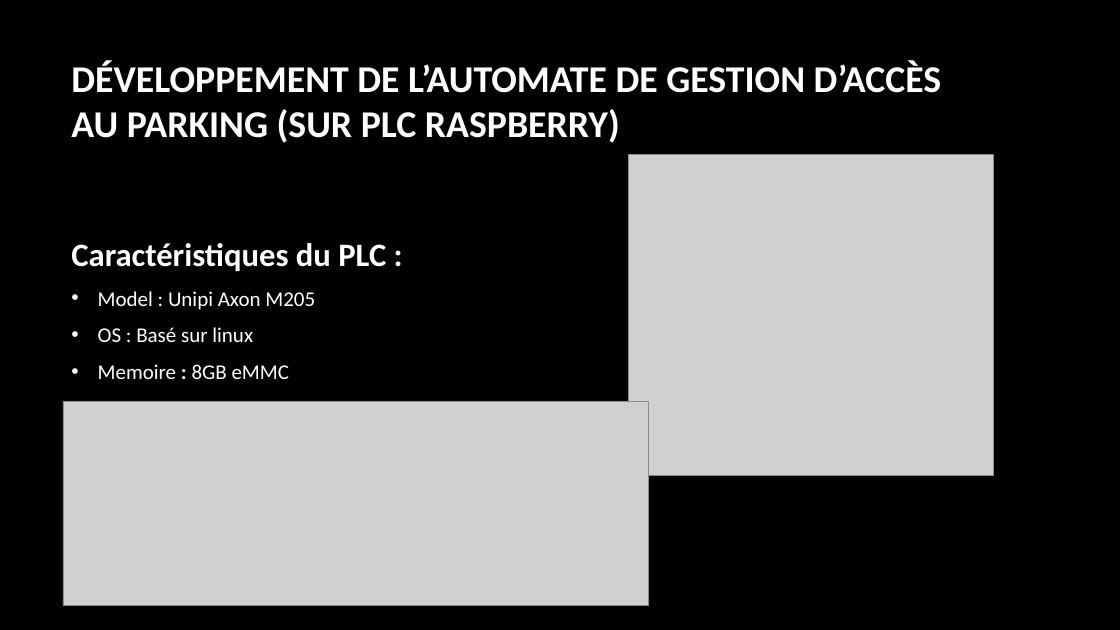
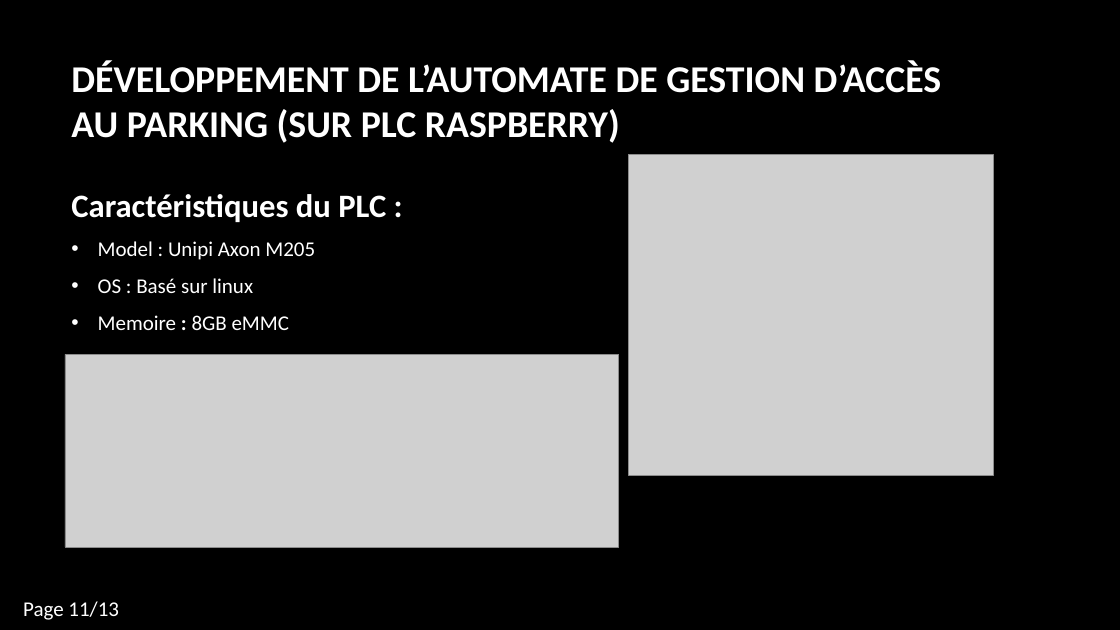
Before and after one commit to camillelahaut/SFL1-Parking-, a slide deck: slide 11 of Commun/Membres/Willy/Présentation revu de projet 1.pptx (slide 9 before the commit). Drawn at 1120x630 pixels with LibreOffice and Linux fonts; fonts in the diff are those of the drawing; grey boxes stand for pictures; background and template pictures are left out. Boxes give left, top, right and bottom in pixels: in the first picture for what was removed or moved away, otherwise in the second. Text is boxed around its words. In the diff, an @@ line names an element or a change of style, - is before the commit and + after.

```diff
--- a/Commun/Membres/Willy/Présentation revu de projet 1.pptx
+++ b/Commun/Membres/Willy/Présentation revu de projet 1.pptx
@@ text "Caractéristiques du PLC :": place and size @@
-text "Caractéristiques du PLC :" at bbox=[71, 243, 386, 379]
+text "Caractéristiques du PLC :" at bbox=[71, 194, 386, 330]
@@ picture: place and size @@
-picture at bbox=[63, 402, 649, 606]
+picture at bbox=[65, 355, 619, 548]
@@ text added at bbox=[23, 601, 119, 620], 18 pt, text #FFFFFF @@
+Page 11/13
```
Also in this commit, not shown: 10 other slides changed, 3 slides added, 2 slides removed.
